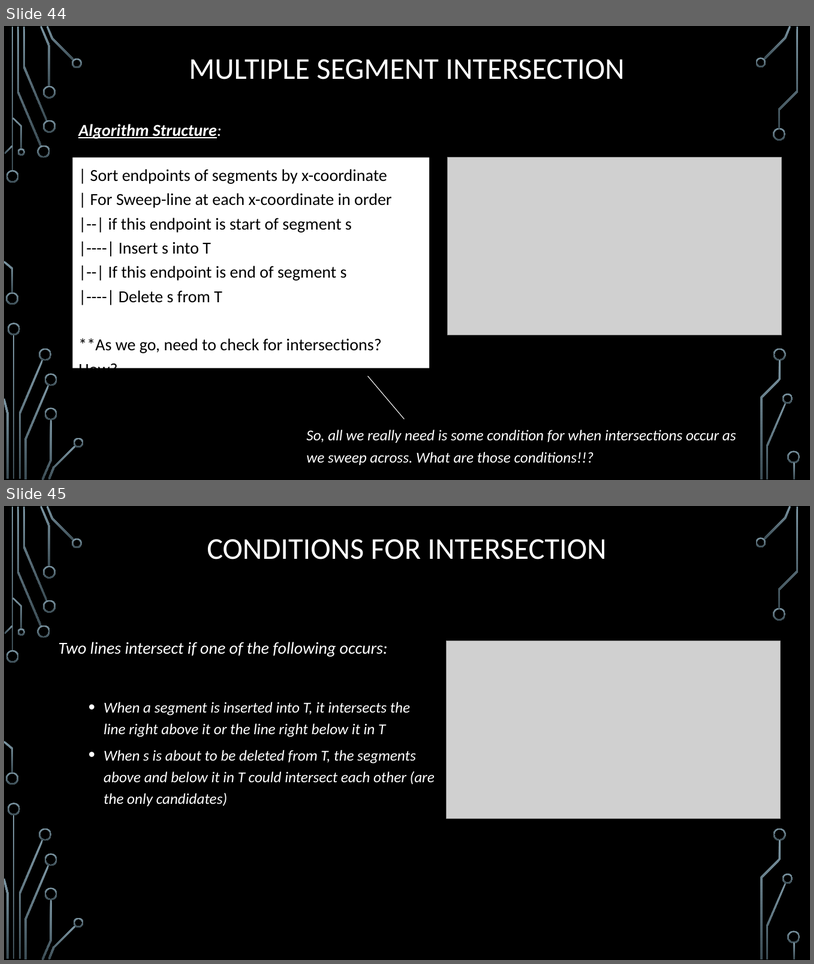
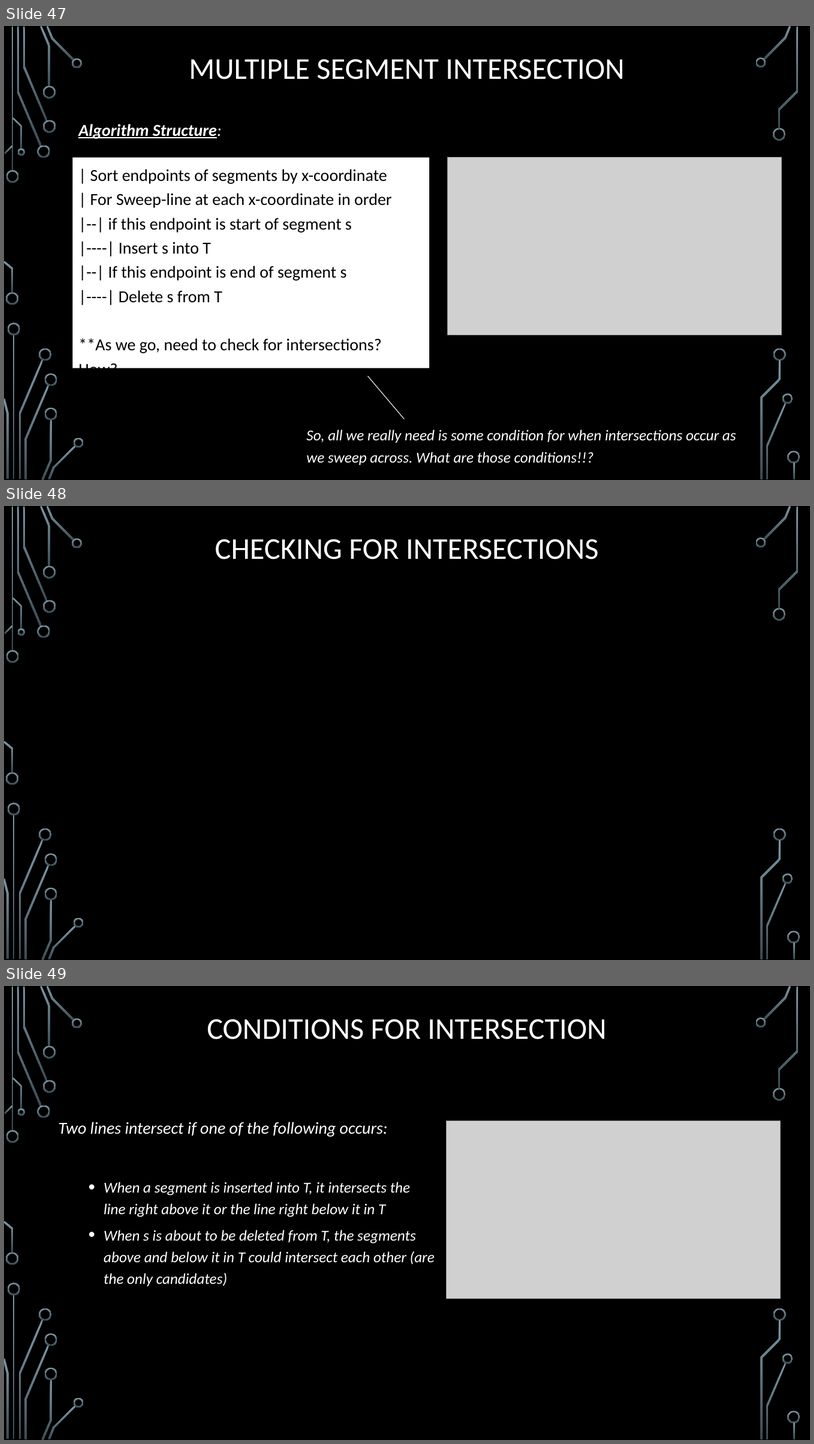
Before and after one commit to markfloryan/advAlgo, a slide deck: slides/ComputationalGeom-part1-Intersections.pptx. Shown one above the other, each under a label of ours: slides 44 and 45 before the commit, slides 47, 48 and 49 after it. The pictures are 814x964 and 814x1444 pixels, drawn with LibreOffice and Linux fonts; fonts in the diff are those of the drawing; grey boxes stand for pictures; background and template pictures are left out. Boxes give left, top, right and bottom in pixels: in the first picture for what was removed or moved away, otherwise in the second. Text is boxed around its words. In the diff, an @@ line names an element or a change of style, - is before the commit and + after.

```diff
--- a/slides/ComputationalGeom-part1-Intersections.pptx
+++ b/slides/ComputationalGeom-part1-Intersections.pptx
@@ slide 48 added at [4, 506, 810, 960], background picture (left out); not listed: 36 template elements that a slide beside it also shows @@
@@ title added at [215, 539, 599, 559], 36 pt, text #FFFFFF @@
+CHECKING FOR INTERSECTIONS
@@ what was slide 44 is now slide 47 @@
@@ what was slide 45 is now slide 49 @@
```
Also in this commit, not shown: 3 slides changed, 1 other slide added, 2 other files.
